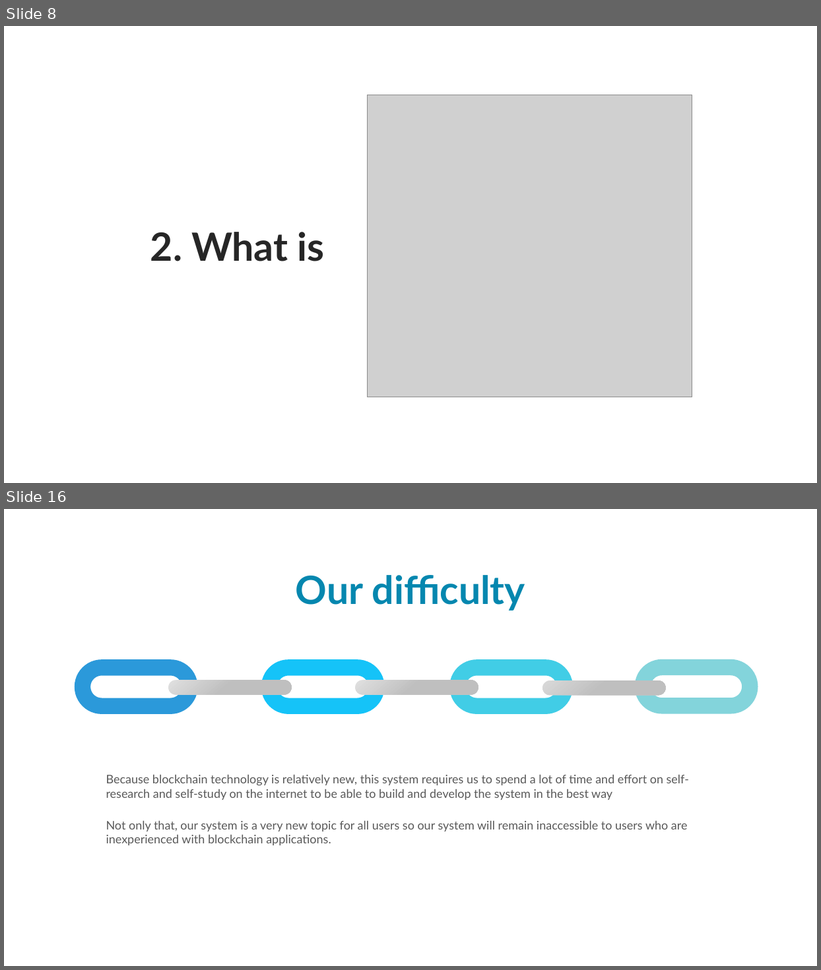
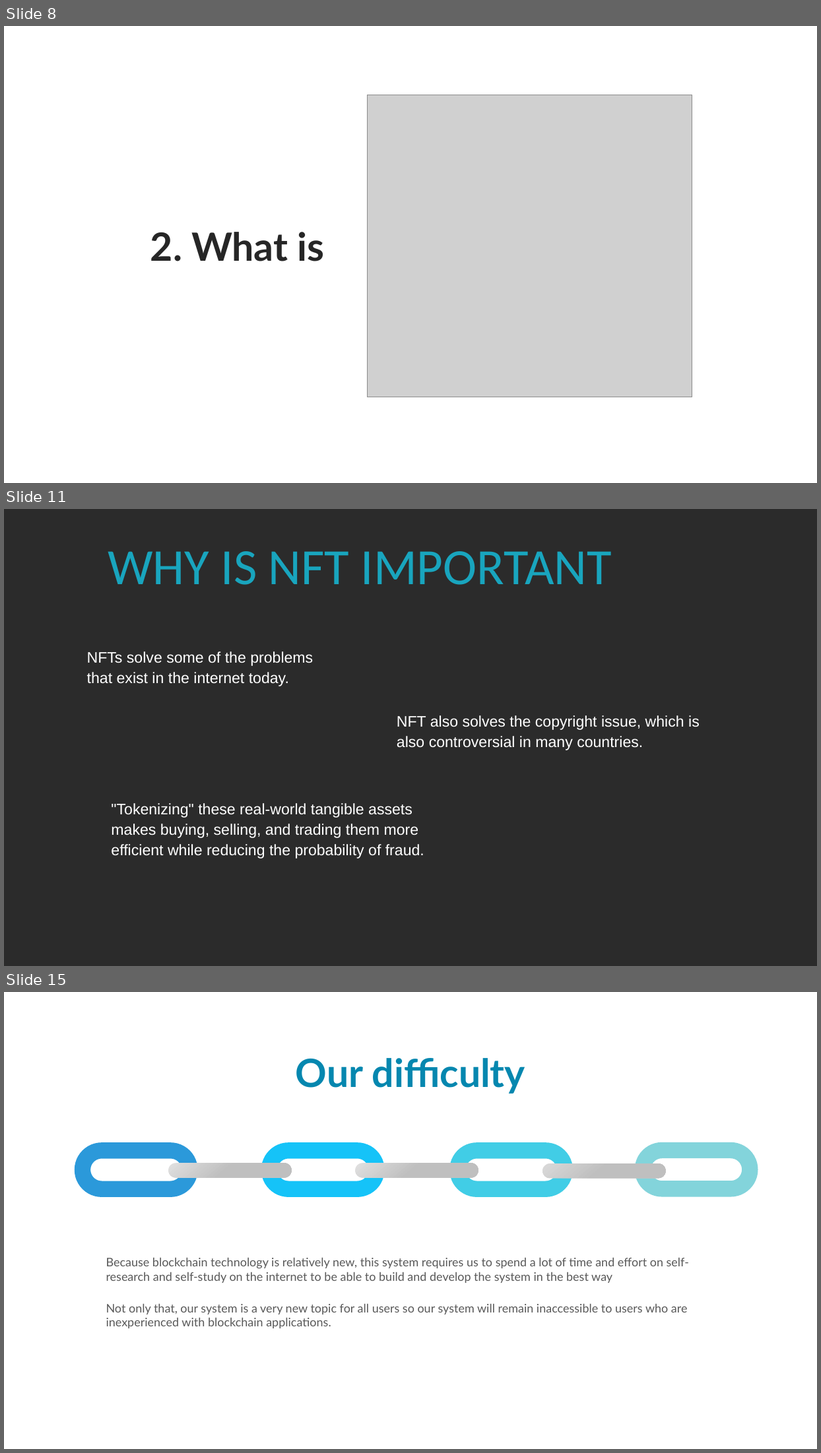
Before and after one commit to qhoangf/My-dapp, a slide deck: Presentation_ProjectOnSoftwareEngineering.pptx. Shown one above the other, each under a label of ours: slides 8 and 16 before the commit, slides 8, 11 and 15 after it; the slides between them are not shown. The pictures are 821x970 and 821x1453 pixels, drawn with LibreOffice and Linux fonts; fonts in the diff are those of the drawing; grey boxes stand for pictures; background and template pictures are left out; a plain dark background stands for a picture behind light text. Boxes give left, top, right and bottom in pixels: in the first picture for what was removed or moved away, otherwise in the second. Text is boxed around its words. In the diff, an @@ line names an element or a change of style, - is before the commit and + after.

```diff
--- a/Presentation_ProjectOnSoftwareEngineering.pptx
+++ b/Presentation_ProjectOnSoftwareEngineering.pptx
@@ slide 11 added at [4, 509, 817, 966], background picture (left out) @@
@@ text added at [108, 551, 612, 585], 60 pt, text #19A5BE @@
+WHY IS NFT IMPORTANT
@@ text added at [87, 652, 313, 687], 18 pt, text #FFFFFF @@
+NFTs solve some of the problems that exist in the internet today.
@@ text added at [397, 716, 700, 751], 18 pt, text #FFFFFF @@
+NFT also solves the copyright issue, which is also controversial in many countries.
@@ text added at [111, 803, 424, 859], 18 pt, text #FFFFFF @@
+"Tokenizing" these real-world tangible assets makes buying, selling, and trading them more efficient while reducing the probability of fraud.
@@ what was slide 16 is now slide 15 @@
```
Also in this commit, not shown: 8 slides changed, 2 slides removed, 1 other file.
